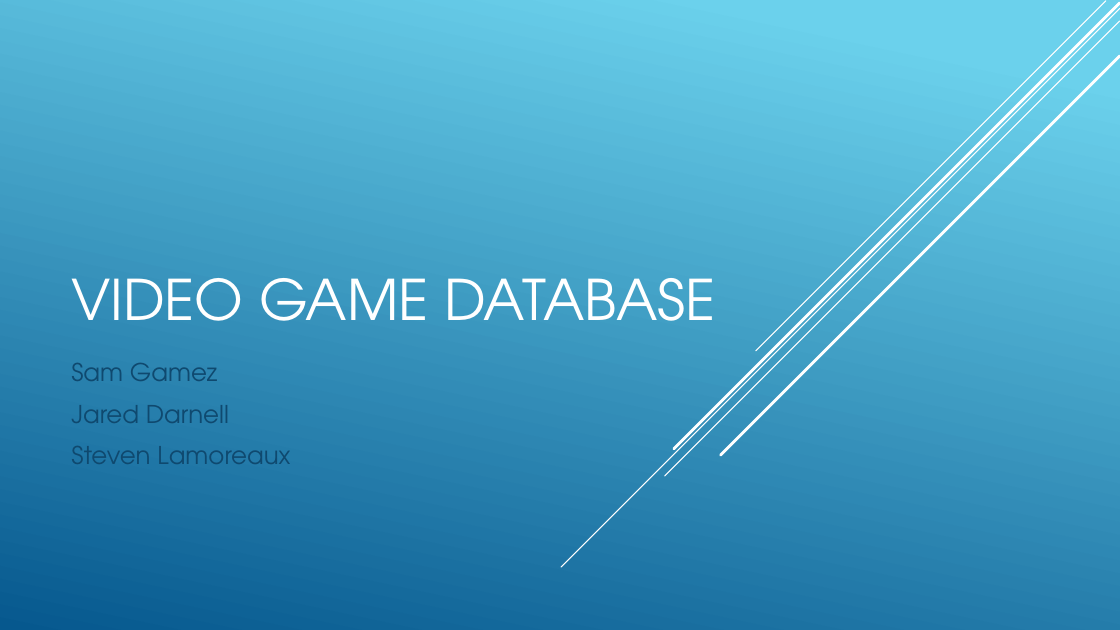
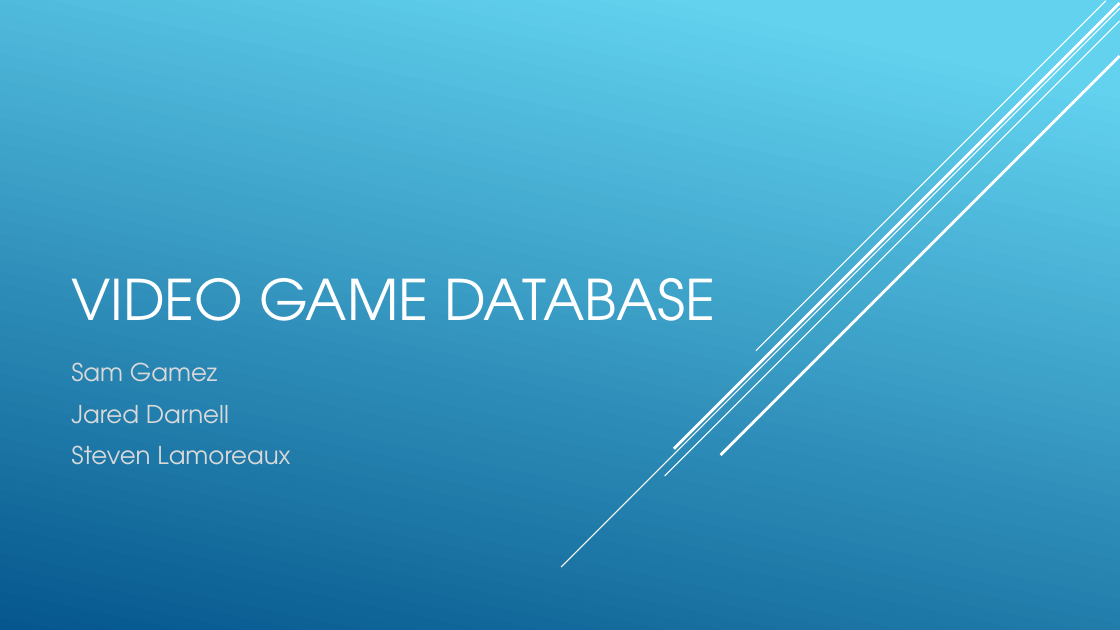
Before and after one commit to jareddarnell/Project1-Group2, a slide deck: slide 1 of Video game database.pptx. Drawn at 1120x630 pixels with LibreOffice and Linux fonts; fonts in the diff are those of the drawing. Boxes give left, top, right and bottom in pixels: in the first picture for what was removed or moved away, otherwise in the second. Text is boxed around its words. In the diff, an @@ line names an element or a change of style, - is before the commit and + after.

Commit message:
Fixed floating table, new database diagram, updated powerpoint

```diff
--- a/Video game database.pptx
+++ b/Video game database.pptx
@@ background gradient #6ED2EB to #06588E to gradient #62D2EF to #05578D @@
@@ subtitle "Sam Gamez" at bbox=[71, 362, 290, 465]: text colour #0F496F to #D9D9D9; less space between paragraphs @@
```
Also in this commit, not shown: 3 other slides changed, 1 slide added, 3 other files.
